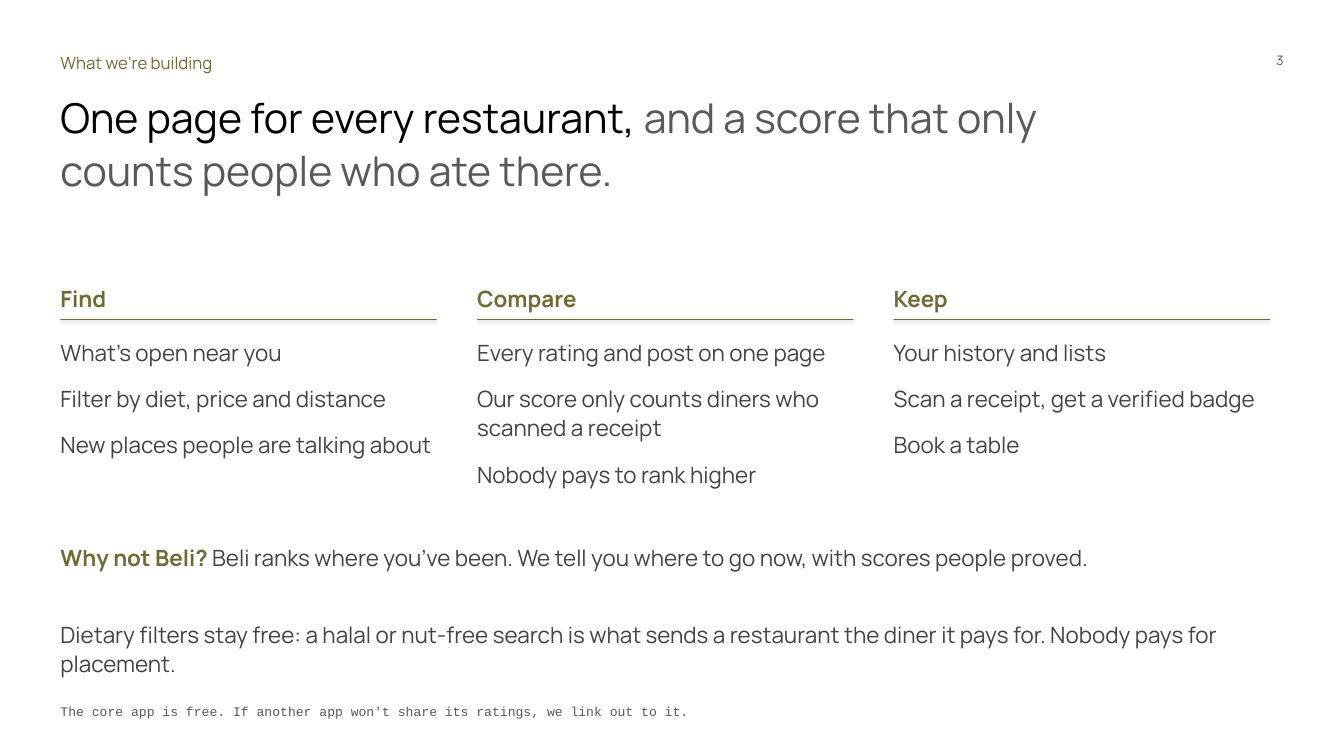
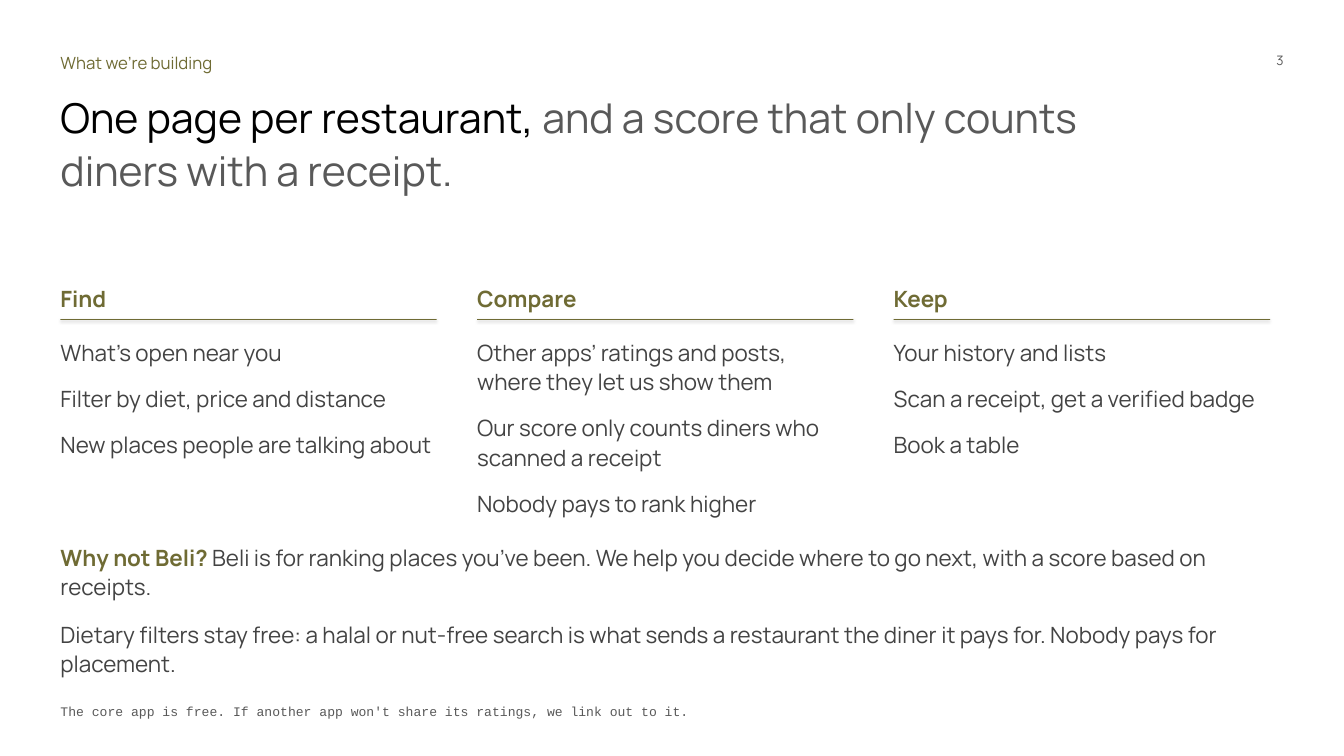
Before and after one commit to Dinguusto/Alex-s-workout-app, a slide deck: slide 3 of ENTR_4501_Gate_2_deck_readable.pptx. Drawn at 1344x756 pixels with LibreOffice and Linux fonts; fonts in the diff are those of the drawing. Boxes give left, top, right and bottom in pixels: in the first picture for what was removed or moved away, otherwise in the second. Text is boxed around its words. In the diff, an @@ line names an element or a change of style, - is before the commit and + after.

```diff
--- a/ENTR_4501_Gate_2_deck_readable.pptx
+++ b/ENTR_4501_Gate_2_deck_readable.pptx
@@ text at box(60, 102, 1077, 196): text changed @@
-One page for every restaurant, and a score that only counts people who ate there.
+One page per restaurant, and a score that only counts diners with a receipt.
@@ text at box(477, 344, 786, 396): text changed @@
-Every rating and post on one page
+Other apps’ ratings and posts, where they let us show them
@@ text at box(60, 549, 1206, 601): text changed @@
-Why not Beli? Beli ranks where you’ve been. We tell you where to go now, with scores people proved.
+Why not Beli? Beli is for ranking places you’ve been. We help you decide where to go next, with a score based on receipts.
```
Also in this commit, not shown: 10 other slides changed.
